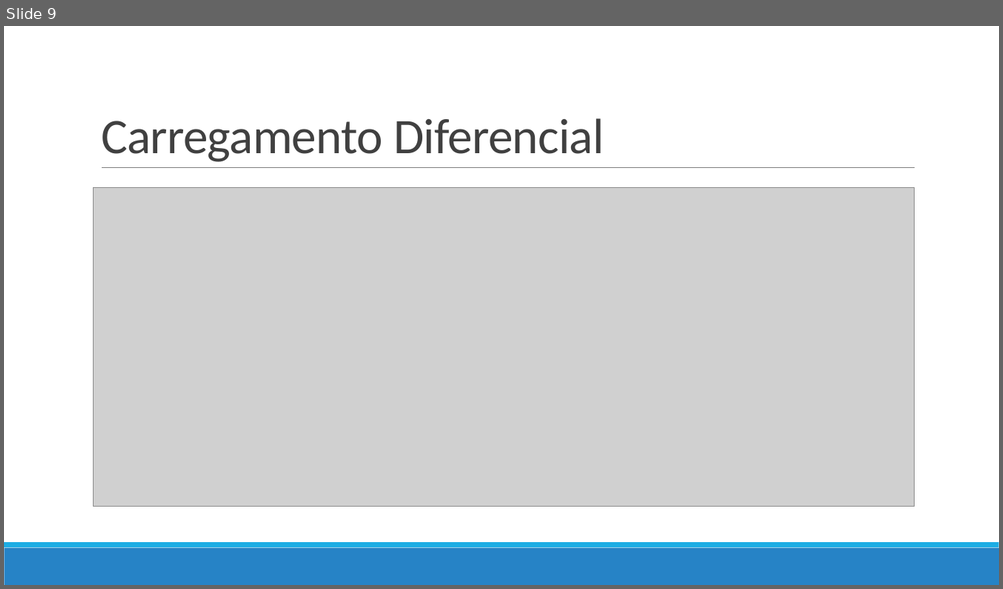
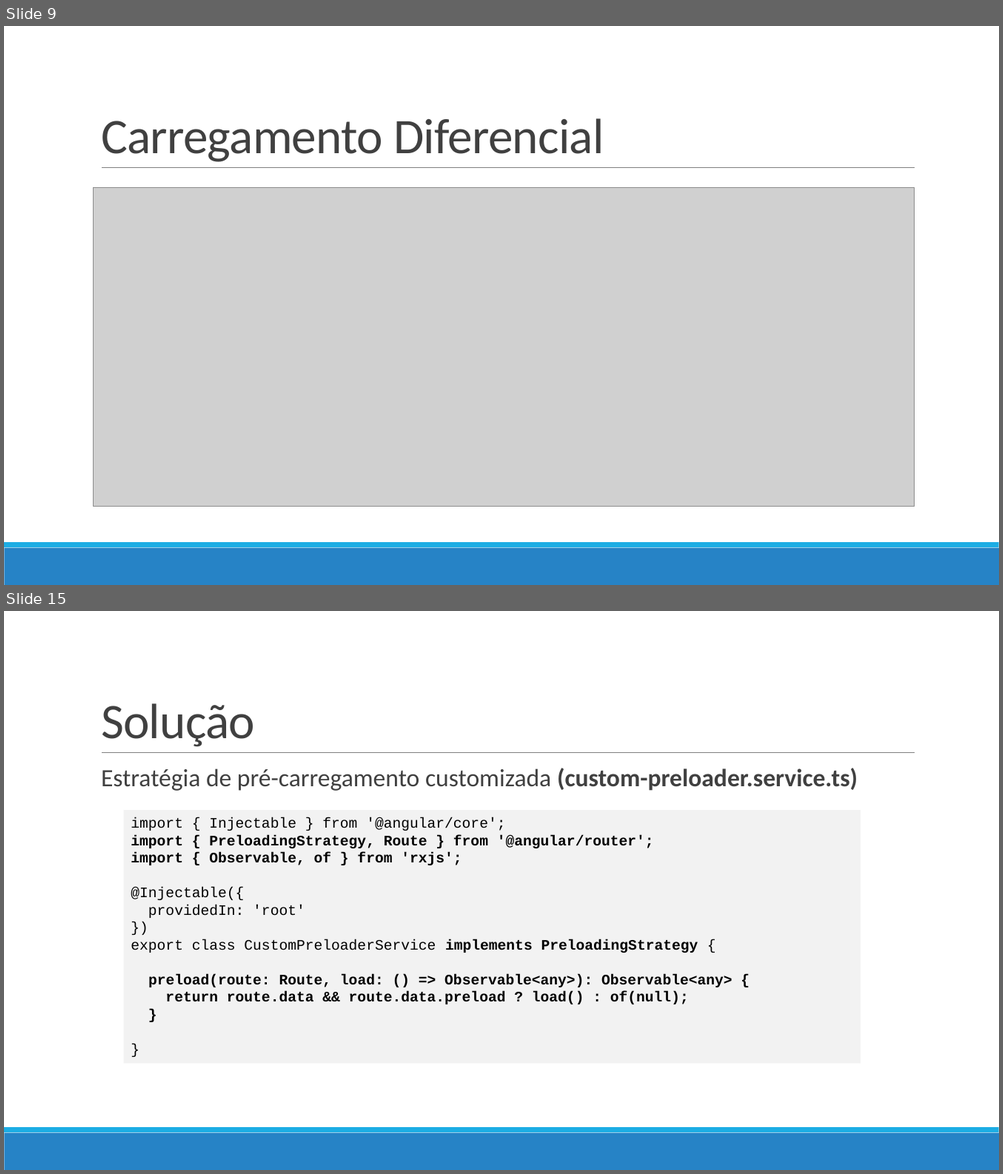
Before and after one commit to eduardoflorence/angular-lazy-loading, a slide deck: eduardo-florence-meetup-angular-rio-lazy-loading.pptx. Shown one above the other, each under a label of ours: slide 9 before the commit, slides 9 and 15 after it; the slides between them are not shown. The pictures are 1003x589 and 1003x1174 pixels, drawn with LibreOffice and Linux fonts; fonts in the diff are those of the drawing; grey boxes stand for pictures. Boxes give left, top, right and bottom in pixels: in the first picture for what was removed or moved away, otherwise in the second. Text is boxed around its words. In the diff, an @@ line names an element or a change of style, - is before the commit and + after.

```diff
--- a/eduardo-florence-meetup-angular-rio-lazy-loading.pptx
+++ b/eduardo-florence-meetup-angular-rio-lazy-loading.pptx
@@ slide 15 added at [4,611,999,1170], background #FFFFFF; not listed: 3 template elements that a slide beside it also shows @@
@@ title added at [101,703,255,747], 48 pt, text #404040 @@
+Solução
@@ text added at [101,768,857,791], 24 pt, text #404040 @@
+  Estratégia de pré-carregamento customizada (custom-preloader.service.ts)
@@ rectangle added at [123,810,860,1064], fill #F2F2F2, 14 pt, text #000000, bold @@
+import { Injectable } from '@angular/core';
+import { PreloadingStrategy, Route } from '@angular/router';
+import { Observable, of } from 'rxjs';
+@Injectable({
+providedIn: 'root'
+})
+export class CustomPreloaderService implements PreloadingStrategy {
+preload(route: Route, load: () => Observable<any>): Observable<any> {
+return route.data && route.data.preload ? load() : of(null);
+}
+}
```
Also in this commit, not shown: 7 slides changed, 14 other slides added.
